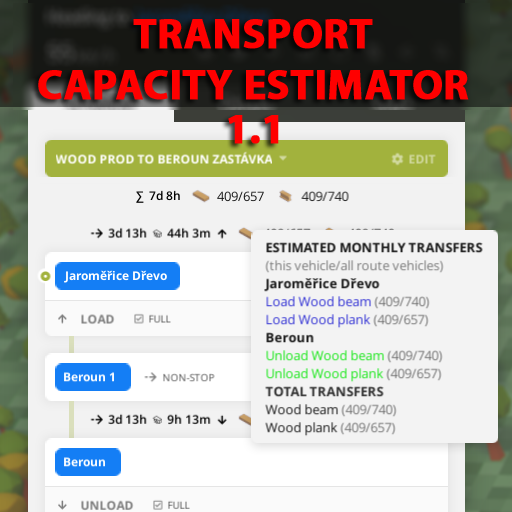
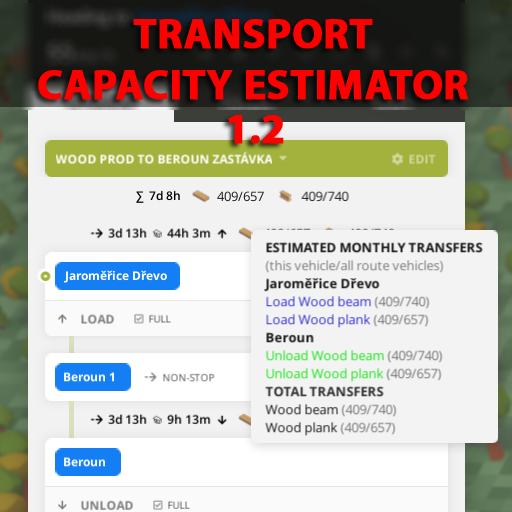
Layer changes from the first (512, 512) image to the second:
renamed "1.1" to "1.2", painted on it over [255, 115, 284, 144]
